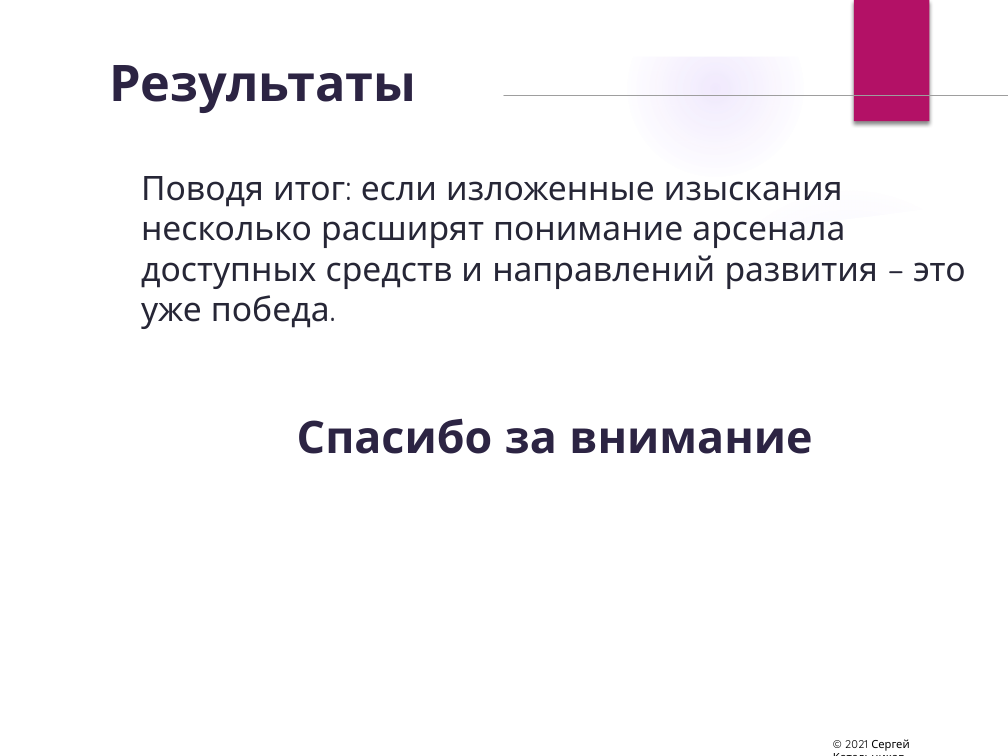
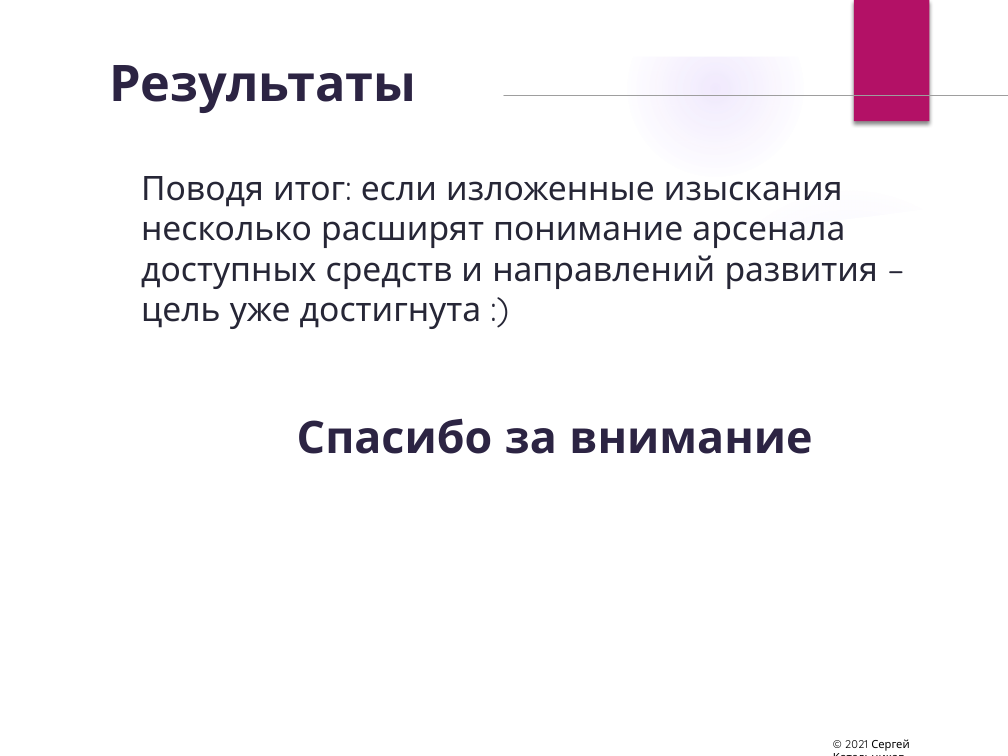
Before and after one commit to sergrt/tirx-example, a slide deck: slide 106 of rx_presentation.pptx (slide 102 before the commit). Drawn at 1008x756 pixels with LibreOffice and Linux fonts; fonts in the diff are those of the drawing; background and template pictures are left out. Boxes give left, top, right and bottom in pixels: in the first picture for what was removed or moved away, otherwise in the second. Text is boxed around its words. In the diff, an @@ line names an element or a change of style, - is before the commit and + after.

```diff
--- a/rx_presentation.pptx
+++ b/rx_presentation.pptx
@@ text at bbox=[141, 176, 878, 329]: text changed @@
-Поводя итог: если изложенные изыскания несколько расширят понимание арсенала доступных средств и направлений развития – это уже победа.
+Поводя итог: если изложенные изыскания несколько расширят понимание арсенала доступных средств и направлений развития – цель уже достигнута :)
```
Also in this commit, not shown: 11 other slides changed, 4 slides added, 4 other files.
